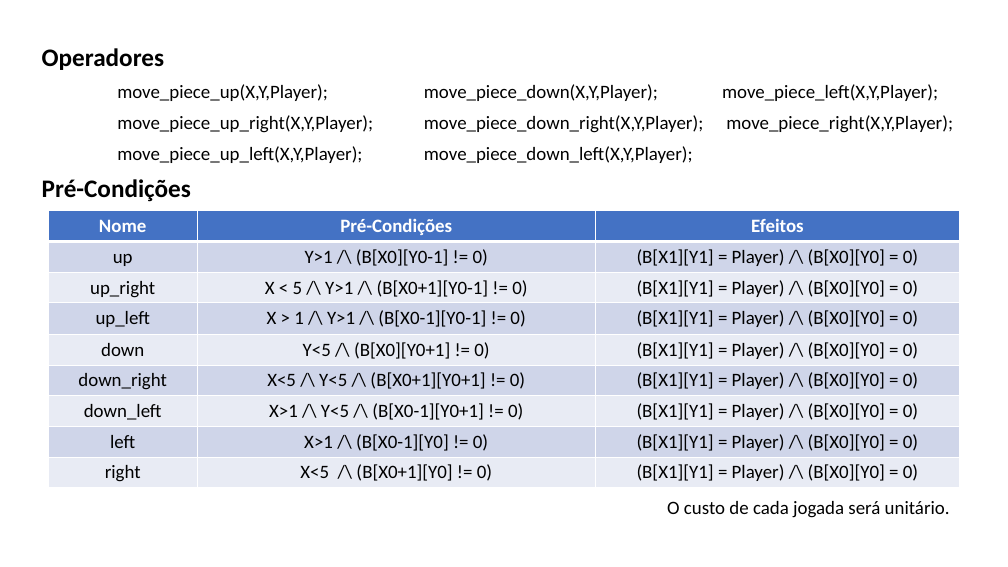
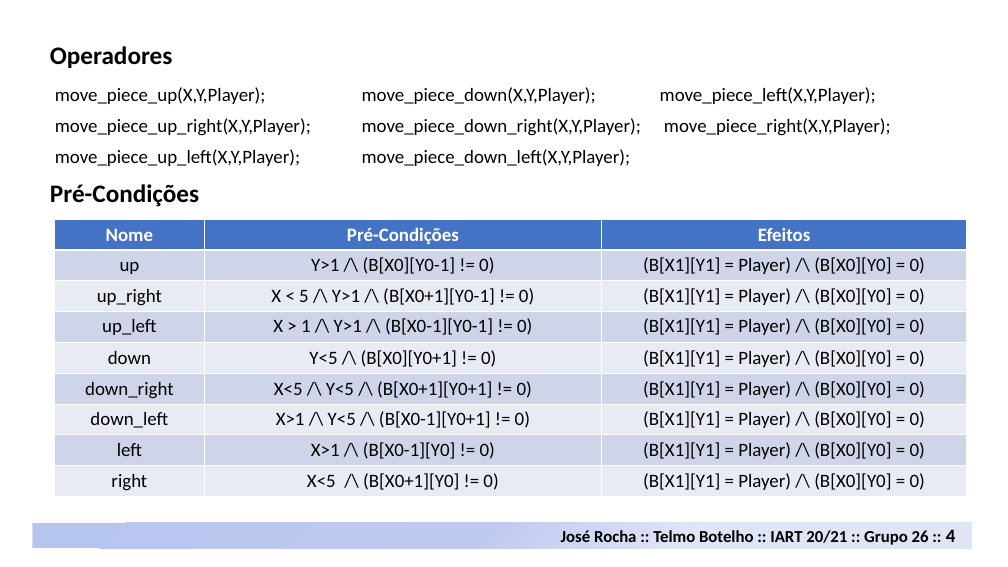
Before and after one commit to davidrocha9/FEUP-IART, a slide deck: slide 4 of Proj1/doc/Neutreeko.pptx. Drawn at 1008x567 pixels with LibreOffice and Linux fonts; fonts in the diff are those of the drawing. Boxes give left, top, right and bottom in pixels: in the first picture for what was removed or moved away, otherwise in the second. Text is boxed around its words. In the diff, an @@ line names an element or a change of style, - is before the commit and + after.

```diff
--- a/Proj1/doc/Neutreeko.pptx
+++ b/Proj1/doc/Neutreeko.pptx
@@ text at box(42, 48, 165, 70): paragraph removed @@
-Operadores
@@ text "move_piece_up(X,Y,Player); move_piece_down(X,Y,Player); move ...": place and size @@
-text "move_piece_up(X,Y,Player); move_piece_down(X,Y,Player); move ..." at box(42, 48, 953, 202)
+text "move_piece_up(X,Y,Player); move_piece_down(X,Y,Player); move ..." at box(55, 87, 891, 166)
@@ text added at box(50, 46, 199, 207), 24 pt, text #000000, bold @@
+Operadores
+Pré-Condições
@@ text at box(42, 179, 191, 202): paragraph removed @@
-Pré-Condições
@@ table: place and size @@
-table at box(48, 211, 960, 488)
+table at box(54, 219, 966, 496)
@@ text removed at box(667, 501, 950, 518) @@
-O custo de cada jogada será unitário.
@@ rectangle added at box(33, 523, 972, 548), fill gradient #B6C4F0 to #C0CBF0 to #E0E5F7 @@
@@ text added at box(561, 529, 956, 545), 16 pt, text #000000, bold @@
+José Rocha :: Telmo Botelho :: IART 20/21 :: Grupo 26 :: 4
```
Also in this commit, not shown: 4 other slides changed, 5 slides added, 1 slide removed, 5 other files.
